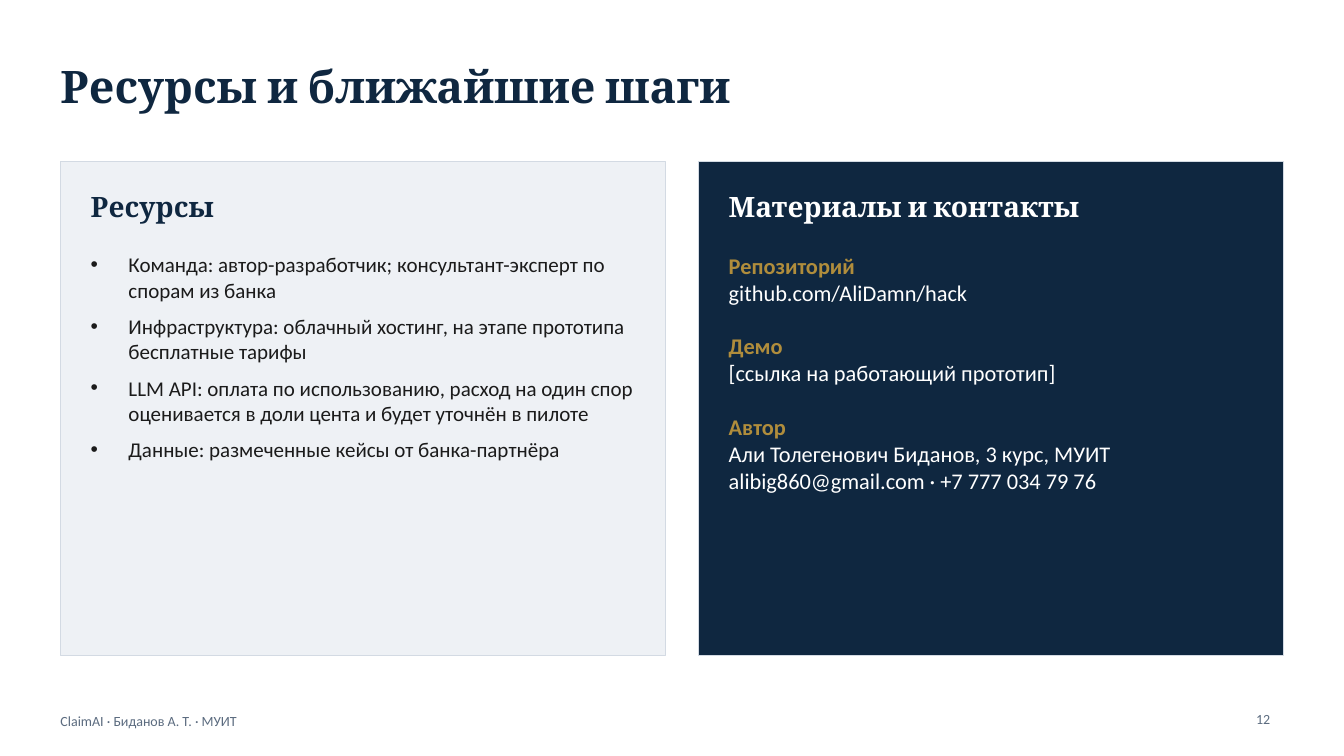
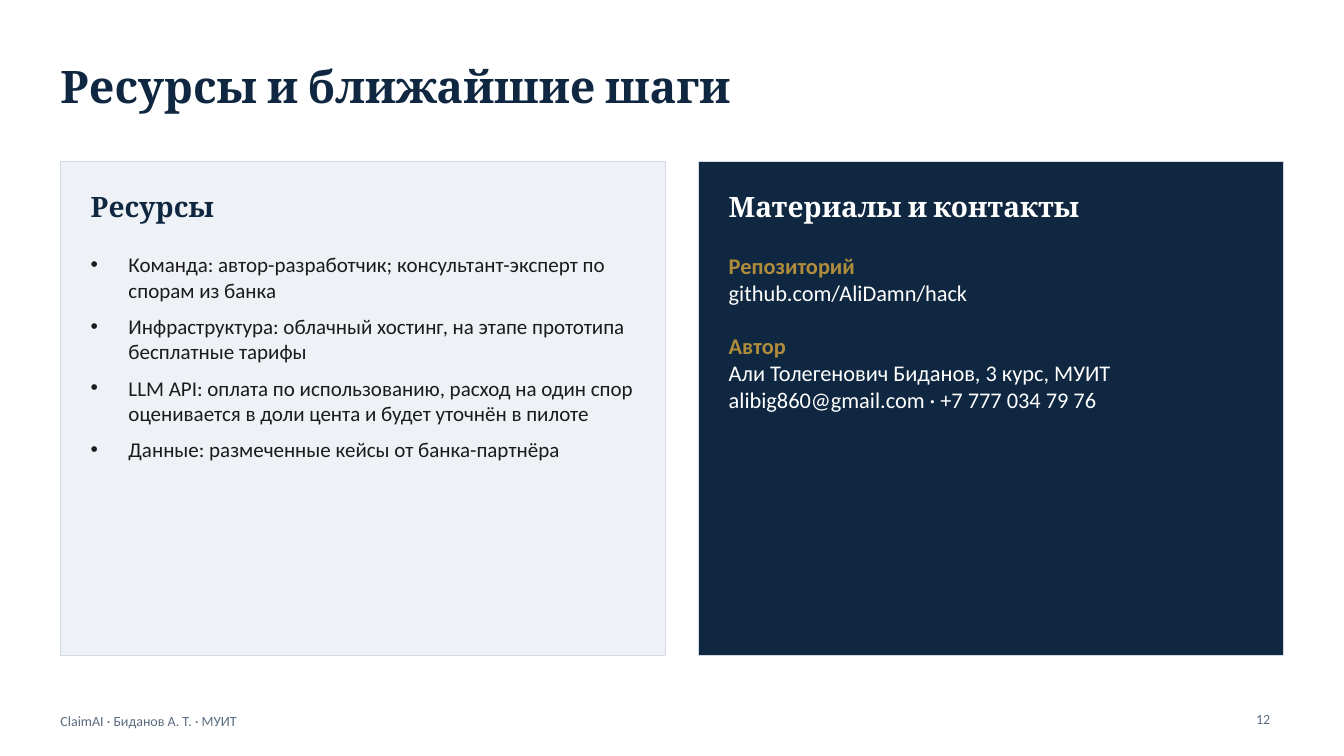
Before and after one commit to AliDamn/hack, a slide deck: slide 12 of competition/ClaimAI_pitch-deck.pptx. Drawn at 1344x756 pixels with LibreOffice and Linux fonts; fonts in the diff are those of the drawing. Boxes give left, top, right and bottom in pixels: in the first picture for what was removed or moved away, otherwise in the second. Text is boxed around its words. In the diff, an @@ line names an element or a change of style, - is before the commit and + after.

```diff
--- a/competition/ClaimAI_pitch-deck.pptx
+++ b/competition/ClaimAI_pitch-deck.pptx
@@ text at (729, 339, 1055, 385): paragraphs removed @@
-Демо
-[ссылка на работающий прототип]
```
Also in this commit, not shown: 2 other slides changed, 9 other files.
